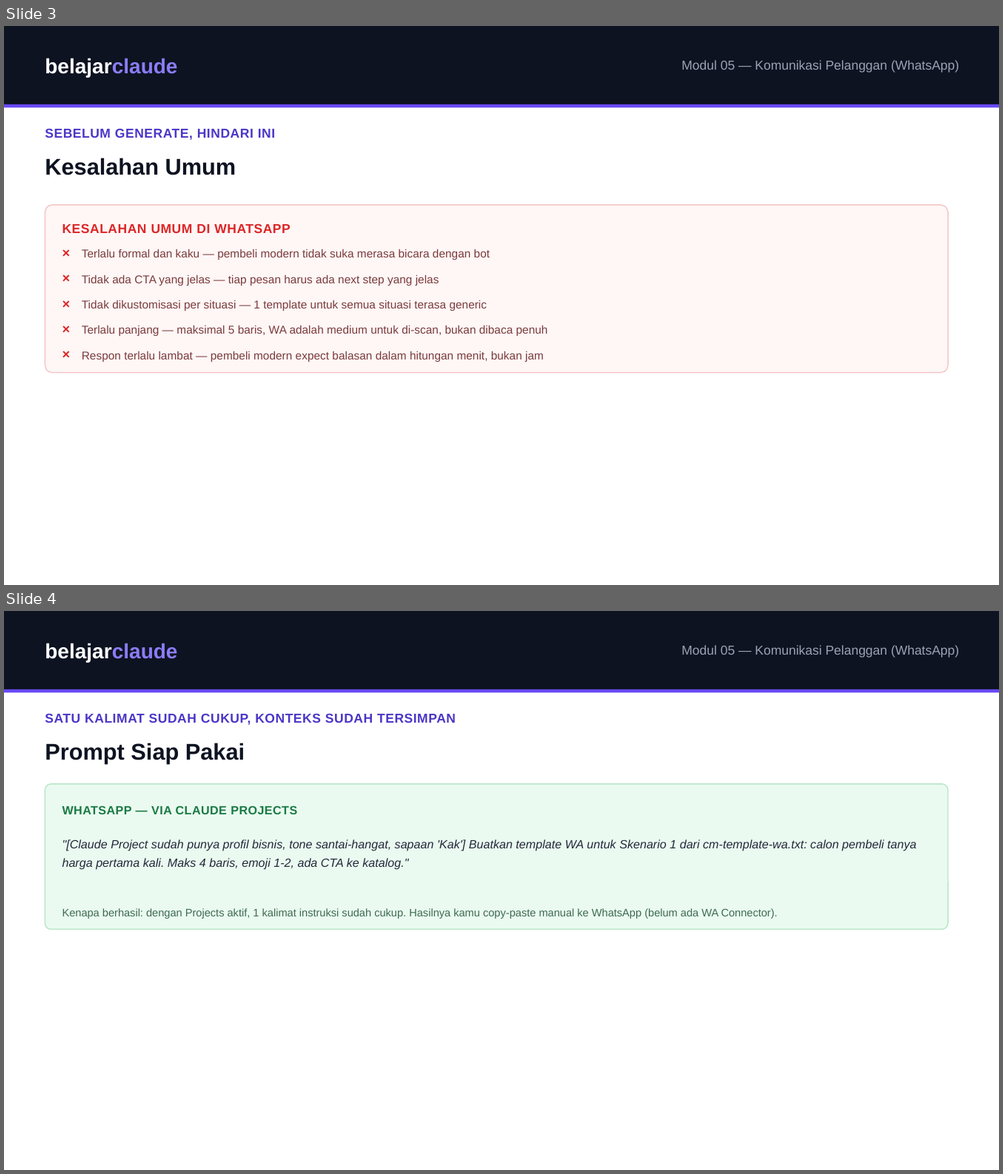
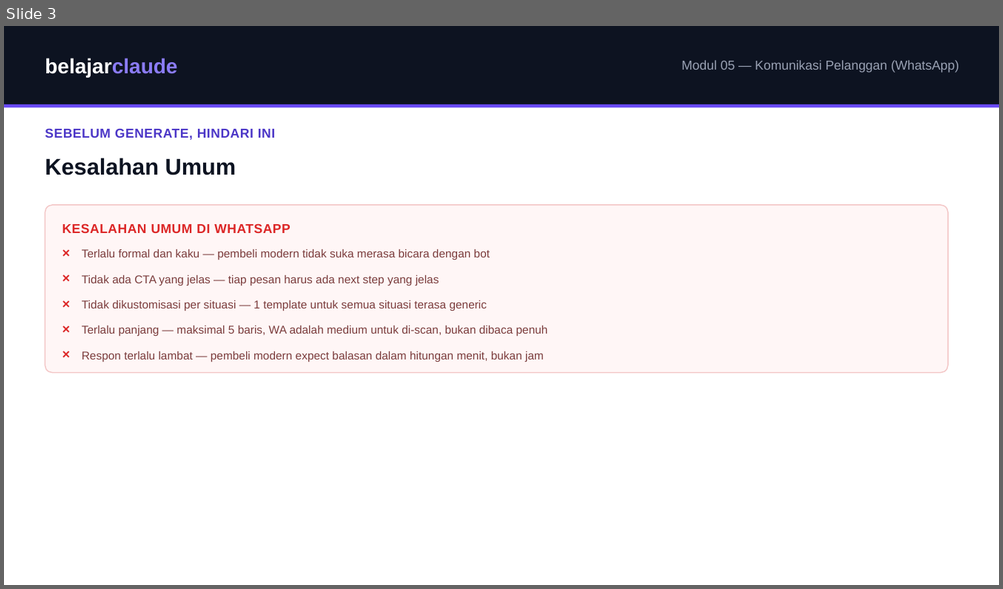
Before and after one commit to juliautomo/belajar-claude, a slide deck: Content-Marketing/M05-Komunikasi-Pelanggan/K3-M05-Komunikasi-Pelanggan.pptx. Shown one above the other, each under a label of ours: slides 3 and 4 before the commit, slide 3 after it. The pictures are 1003x1174 and 1003x589 pixels, drawn with LibreOffice and Linux fonts; fonts in the diff are those of the drawing. Boxes give left, top, right and bottom in pixels: in the first picture for what was removed or moved away, otherwise in the second. Text is boxed around its words. In the diff, an @@ line names an element or a change of style, - is before the commit and + after.

Commit message:
M05: remove redundant Buruk vs Baik section, wire Latihan 1-3 together
- Cut Contoh Prompt: Buruk vs Baik (redundant with Latihan 1+2, confusing sequencing)
- Latihan 1: brand voice now includes a signature line
- Latihan 2: output explicitly shows tone/signature carried over from Latihan 1
- Latihan 3: real customer-chat sample instead of abstract instruction
- PPTX: deleted redundant slide, fixed a pre-existing stale WA+Email eyebrow found during re-render, renumbered 8->7 slides

Checkpoint 105

```diff
--- a/Content-Marketing/M05-Komunikasi-Pelanggan/K3-M05-Komunikasi-Pelanggan.pptx
+++ b/Content-Marketing/M05-Komunikasi-Pelanggan/K3-M05-Komunikasi-Pelanggan.pptx
@@ slide 4 removed at bbox=[4, 611, 999, 1170], background #FFFFFF @@
@@ rectangle removed at bbox=[4, 611, 999, 689] @@
@@ text removed at bbox=[45, 643, 177, 662] @@
-belajarclaude
@@ text removed at bbox=[681, 645, 959, 658] @@
-Modul 05 — Komunikasi Pelanggan (WhatsApp)
@@ rectangle removed at bbox=[4, 689, 999, 692] @@
@@ text removed at bbox=[45, 713, 455, 725] @@
-SATU KALIMAT SUDAH CUKUP, KONTEKS SUDAH TERSIMPAN
@@ text removed at bbox=[45, 743, 244, 764] @@
-Prompt Siap Pakai
@@ rounded rectangle removed at bbox=[45, 784, 948, 930] @@
@@ text removed at bbox=[62, 806, 297, 815] @@
-WHATSAPP — VIA CLAUDE PROJECTS
@@ text removed at bbox=[62, 840, 916, 869] @@
-"[Claude Project sudah punya profil bisnis, tone santai-hangat, sapaan 'Kak'] Buatkan template WA untuk Skenario 1 dari cm-template-wa.txt: calon pembeli tanya harga pertama kali. Maks 4 baris, emoji 1-2, ada CTA ke katalog."
@@ text removed at bbox=[62, 908, 777, 919] @@
-Kenapa berhasil: dengan Projects aktif, 1 kalimat instruksi sudah cukup. Hasilnya kamu copy-paste manual ke WhatsApp (belum ada WA Connector).
```
Also in this commit, not shown: 3 slides changed, 2 other files.
